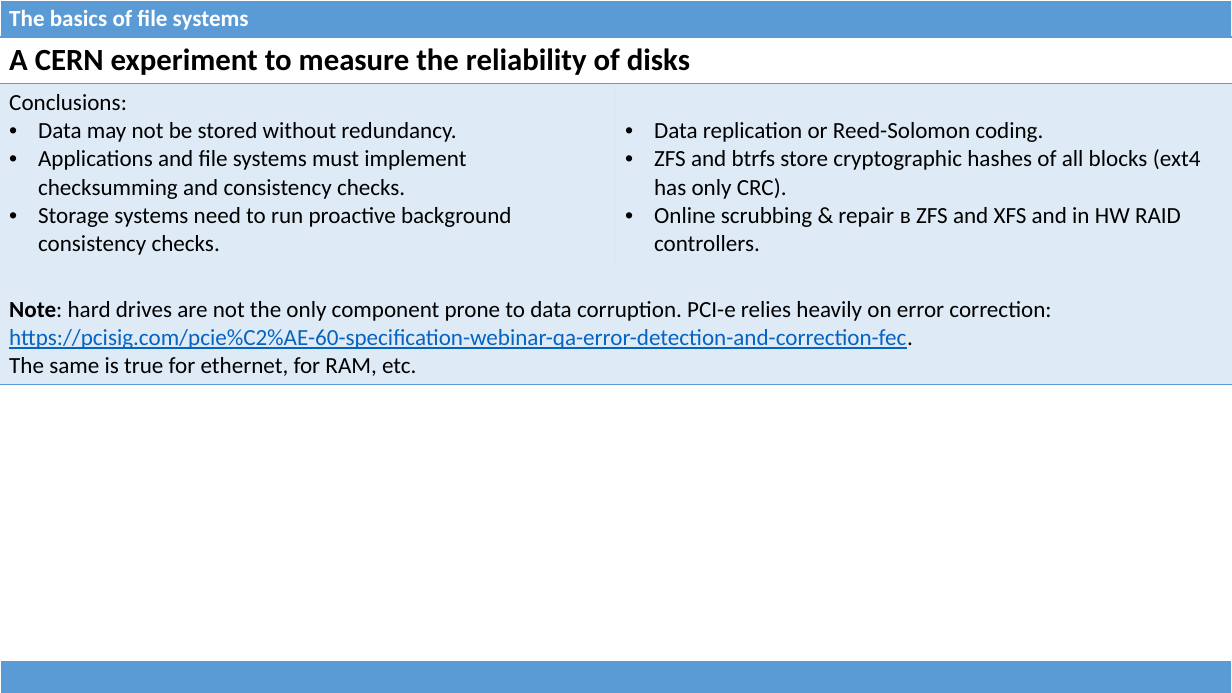
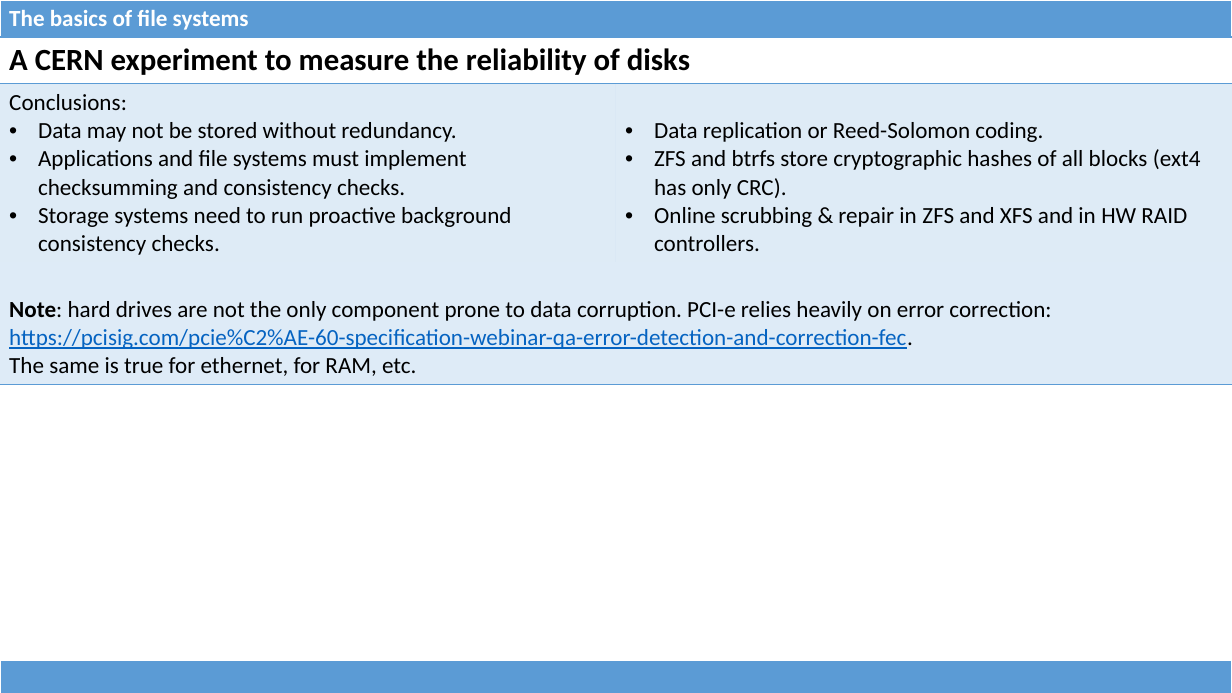
Before and after one commit to dominiquelefevre/filesystems-101-jb, a slide deck: slide 6 of talks/src/class06.pptx. Drawn at 1232x693 pixels with LibreOffice and Linux fonts; fonts in the diff are those of the drawing. Boxes give left, top, right and bottom in pixels: in the first picture for what was removed or moved away, otherwise in the second. Text is boxed around its words. In the diff, an @@ line names an element or a change of style, - is before the commit and + after.

```diff
--- a/talks/src/class06.pptx
+++ b/talks/src/class06.pptx
@@ table at (0, 37, 1232, 380) @@
-row 2, column 2: Data replication or Reed-Solomon coding. / ZFS and btrfs store cryptographic hashes of all blocks (ext4 has only CRC). / Online scrubbing & repair в ZFS and XFS and in HW RAID controllers.
+row 2, column 2: Data replication or Reed-Solomon coding. / ZFS and btrfs store cryptographic hashes of all blocks (ext4 has only CRC). / Online scrubbing & repair in ZFS and XFS and in HW RAID controllers.
```
Also in this commit, not shown: 2 other slides changed, 1 other file.
